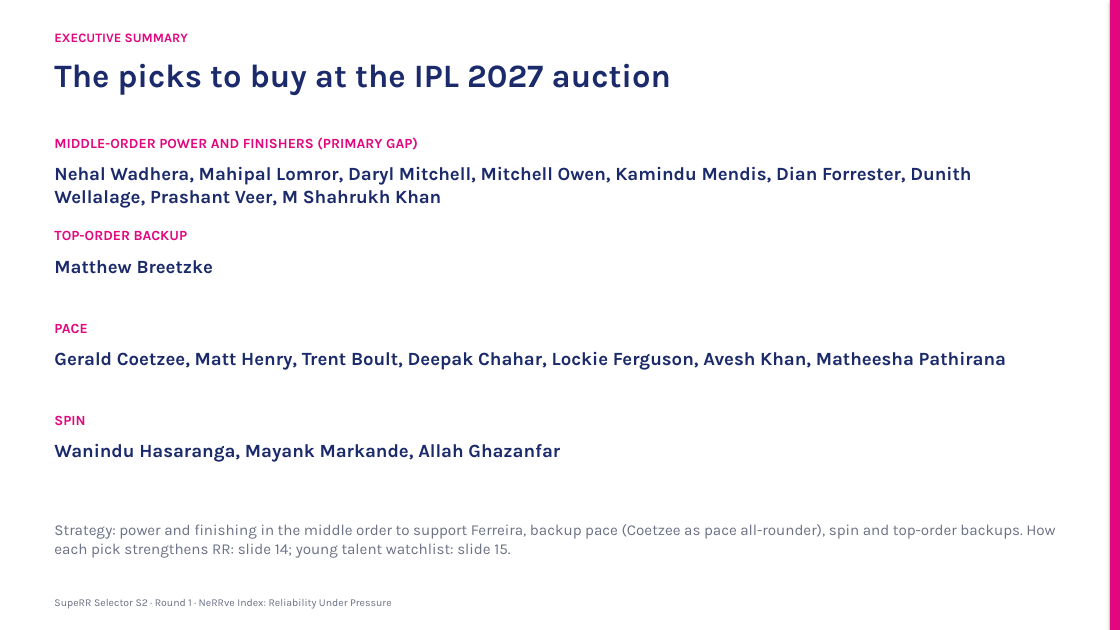
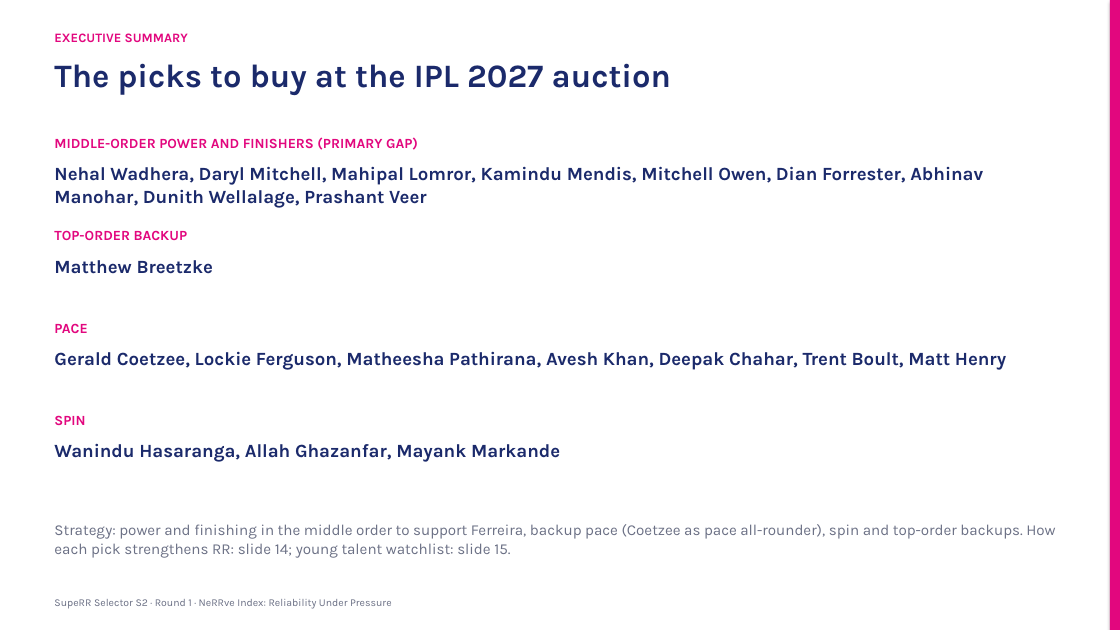
Before and after one commit to KoduruChandrasekhar/RRAuction-, a slide deck: slide 2 of submission/NeRRve_Deck.pptx. Drawn at 1120x630 pixels with LibreOffice and Linux fonts; fonts in the diff are those of the drawing. Boxes give left, top, right and bottom in pixels: in the first picture for what was removed or moved away, otherwise in the second. Text is boxed around its words. In the diff, an @@ line names an element or a change of style, - is before the commit and + after.

```diff
--- a/submission/NeRRve_Deck.pptx
+++ b/submission/NeRRve_Deck.pptx
@@ text at [54,166,983,208]: text changed @@
-Nehal Wadhera, Mahipal Lomror, Daryl Mitchell, Mitchell Owen, Kamindu Mendis, Dian Forrester, Dunith Wellalage, Prashant Veer, M Shahrukh Khan
+Nehal Wadhera, Daryl Mitchell, Mahipal Lomror, Kamindu Mendis, Mitchell Owen, Dian Forrester, Abhinav Manohar, Dunith Wellalage, Prashant Veer
@@ text at [54,352,1006,370]: text changed @@
-Gerald Coetzee, Matt Henry, Trent Boult, Deepak Chahar, Lockie Ferguson, Avesh Khan, Matheesha Pathirana
+Gerald Coetzee, Lockie Ferguson, Matheesha Pathirana, Avesh Khan, Deepak Chahar, Trent Boult, Matt Henry
@@ text at [54,444,560,462]: text changed @@
-Wanindu Hasaranga, Mayank Markande, Allah Ghazanfar
+Wanindu Hasaranga, Allah Ghazanfar, Mayank Markande
```
Also in this commit, not shown: 8 other slides changed, 7 other files.
